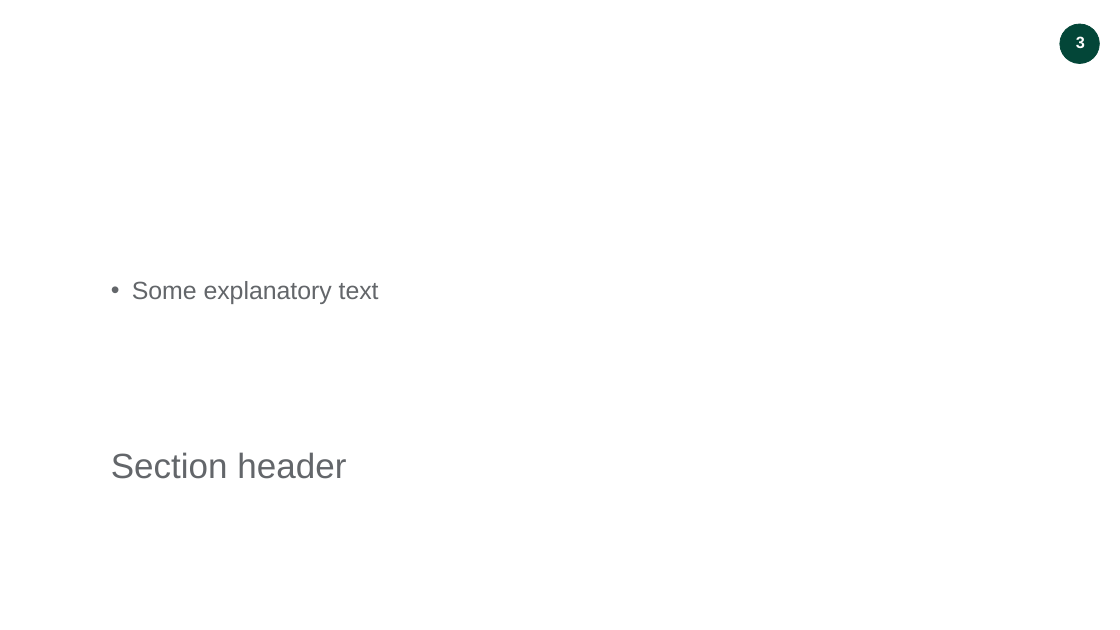
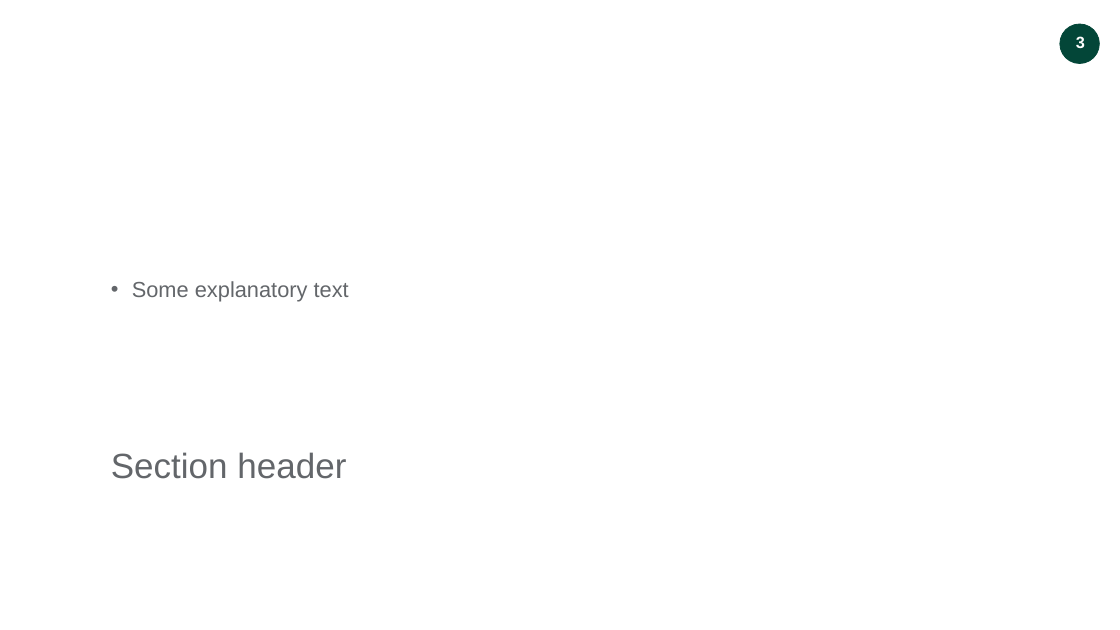
Before and after one commit to julianbarg/Templates, a slide deck: slide 3 of ivey-powerpoint-template.pptx. Drawn at 1120x630 pixels with LibreOffice and Linux fonts; fonts in the diff are those of the drawing; background and template pictures are left out. Boxes give left, top, right and bottom in pixels: in the first picture for what was removed or moved away, otherwise in the second. Text is boxed around its words. In the diff, an @@ line names an element or a change of style, - is before the commit and + after.

```diff
--- a/ivey-powerpoint-template.pptx
+++ b/ivey-powerpoint-template.pptx
@@ text "Some explanatory text" at [132,281,349,301]: size 16 to 14 pt @@
```
Also in this commit, not shown: 3 other slides changed.
